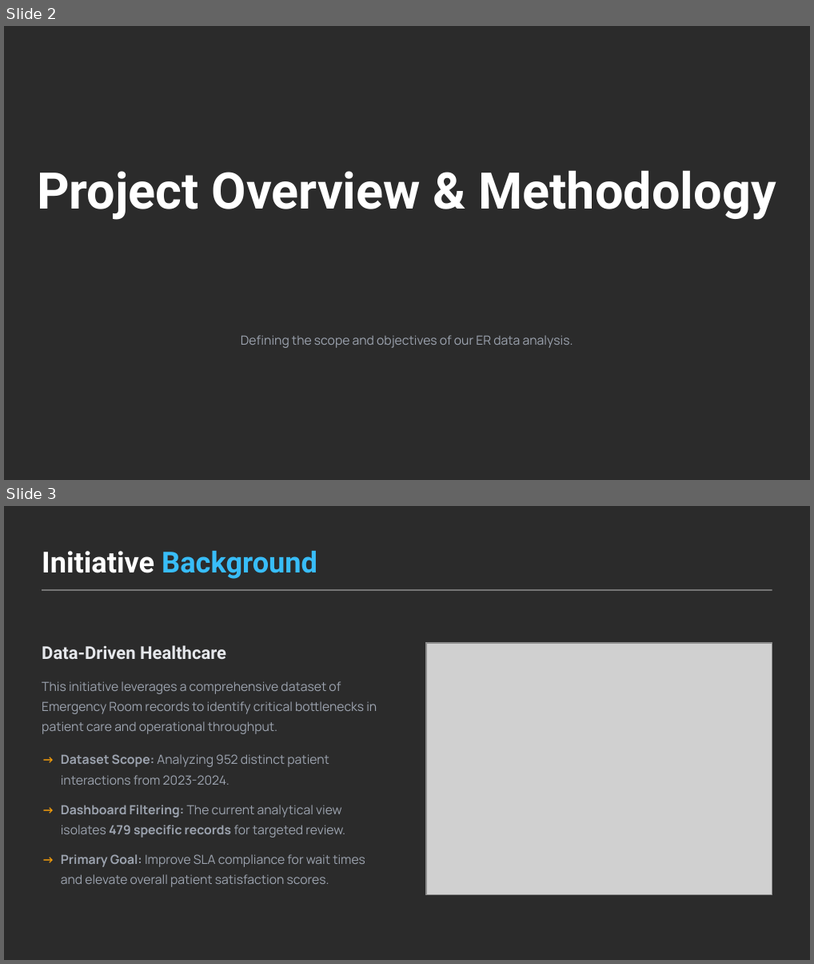
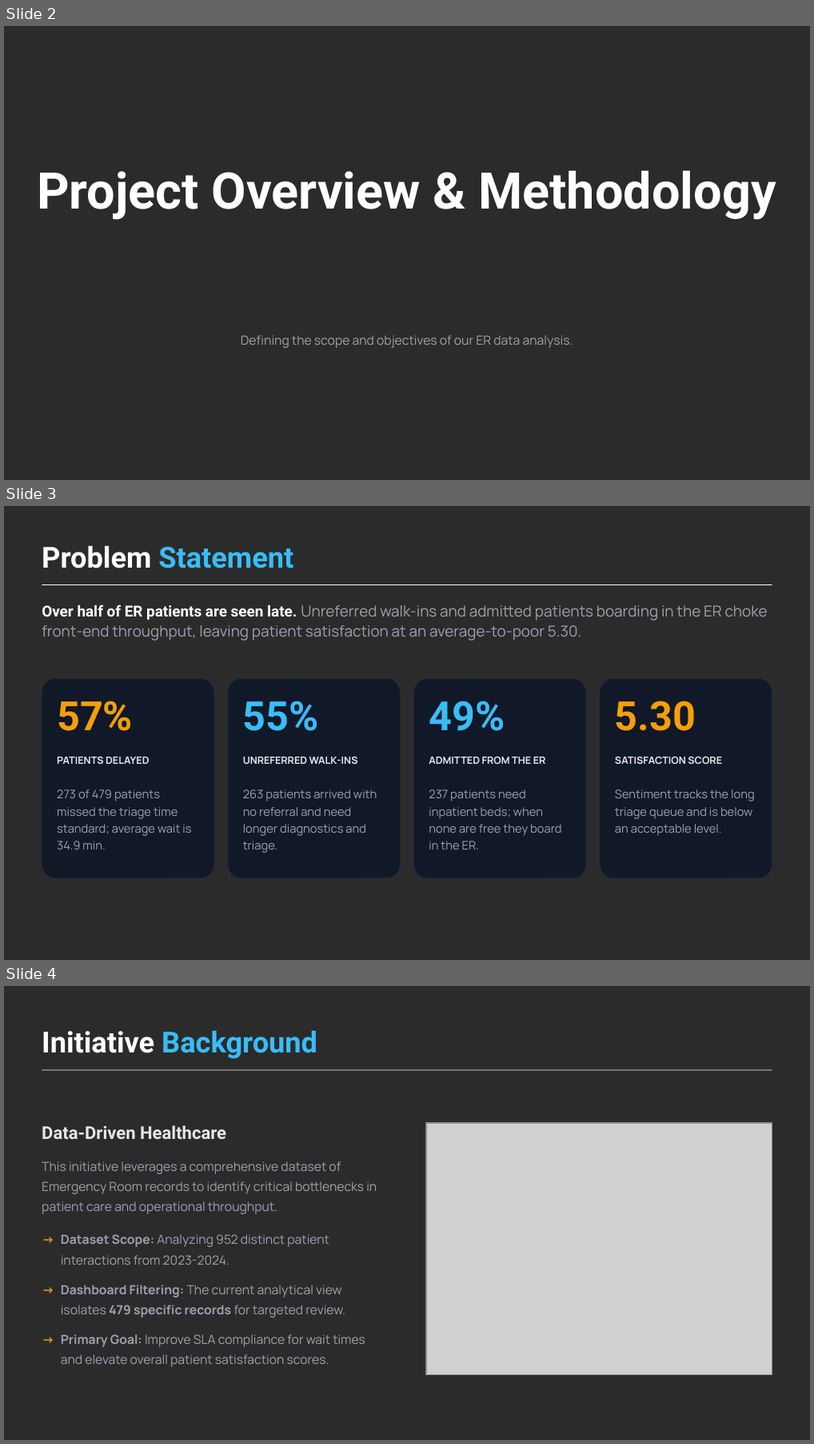
Before and after one commit to Vivek-kumar-027/Hospital_Data_Management_Dashboard_using_Excel, a slide deck: ER Operations & Analytics Report.pptx. Shown one above the other, each under a label of ours: slides 2 and 3 before the commit, slides 2, 3 and 4 after it. The pictures are 814x964 and 814x1444 pixels, drawn with LibreOffice and Linux fonts; fonts in the diff are those of the drawing; grey boxes stand for pictures; background and template pictures are left out; a plain dark background stands for a picture behind light text. Boxes give left, top, right and bottom in pixels: in the first picture for what was removed or moved away, otherwise in the second. Text is boxed around its words. In the diff, an @@ line names an element or a change of style, - is before the commit and + after.

Commit message:
ppt updated

```diff
--- a/ER Operations & Analytics Report.pptx
+++ b/ER Operations & Analytics Report.pptx
@@ slide 3 added at <box>4,506,810,960</box>, background picture (left out) @@
@@ text added at <box>42,546,294,568</box>, 34.5 pt, text #38BDF8, bold @@
+Problem Statement
@@ rectangle added at <box>42,584,772,585</box>, fill #FFFFFF @@
@@ text added at <box>42,604,768,640</box>, 18 pt, text #9CA3AF @@
+Over half of ER patients are seen late. Unreferred walk-ins and admitted patients boarding in the ER choke front-end throughput, leaving patient satisfaction at an average-to-poor 5.30.
@@ rounded rectangle added at <box>42,679,214,878</box>, fill #111827, outline #1F2937 0.75 pt @@
@@ rounded rectangle added at <box>228,679,400,878</box>, fill #111827, outline #1F2937 0.75 pt @@
@@ rounded rectangle added at <box>414,679,586,878</box>, fill #111827, outline #1F2937 0.75 pt @@
@@ rounded rectangle added at <box>601,679,773,878</box>, fill #111827, outline #1F2937 0.75 pt @@
@@ text added at <box>57,700,133,731</box>, 48 pt, text #F59E0B, bold @@
+57%
@@ text added at <box>243,700,319,731</box>, 48 pt, text #38BDF8, bold @@
+55%
@@ text added at <box>429,700,505,731</box>, 48 pt, text #38BDF8, bold @@
+49%
@@ text added at <box>615,700,696,731</box>, 48 pt, text #F59E0B, bold @@
+5.30
@@ text added at <box>57,756,149,764</box>, 12 pt, text #E5E7EB, bold @@
+PATIENTS DELAYED
@@ text added at <box>243,756,358,764</box>, 12 pt, text #E5E7EB, bold @@
+UNREFERRED WALK-INS
@@ text added at <box>429,756,546,764</box>, 12 pt, text #E5E7EB, bold @@
+ADMITTED FROM THE ER
@@ text added at <box>615,756,722,764</box>, 12 pt, text #E5E7EB, bold @@
+SATISFACTION SCORE
@@ text added at <box>57,789,191,849</box>, 14 pt, text #9CA3AF @@
+273 of 479 patients missed the triage time standard; average wait is 34.9 min.
@@ text added at <box>243,789,377,852</box>, 14 pt, text #9CA3AF @@
+263 patients arrived with no referral and need longer diagnostics and triage.
@@ text added at <box>429,789,562,849</box>, 14 pt, text #9CA3AF @@
+237 patients need inpatient beds; when none are free they board in the ER.
@@ text added at <box>615,789,755,836</box>, 14 pt, text #9CA3AF @@
+Sentiment tracks the long triage queue and is below an acceptable level.
@@ what was slide 3 is now slide 4 @@
```
Also in this commit, not shown: 2 other slides added.
